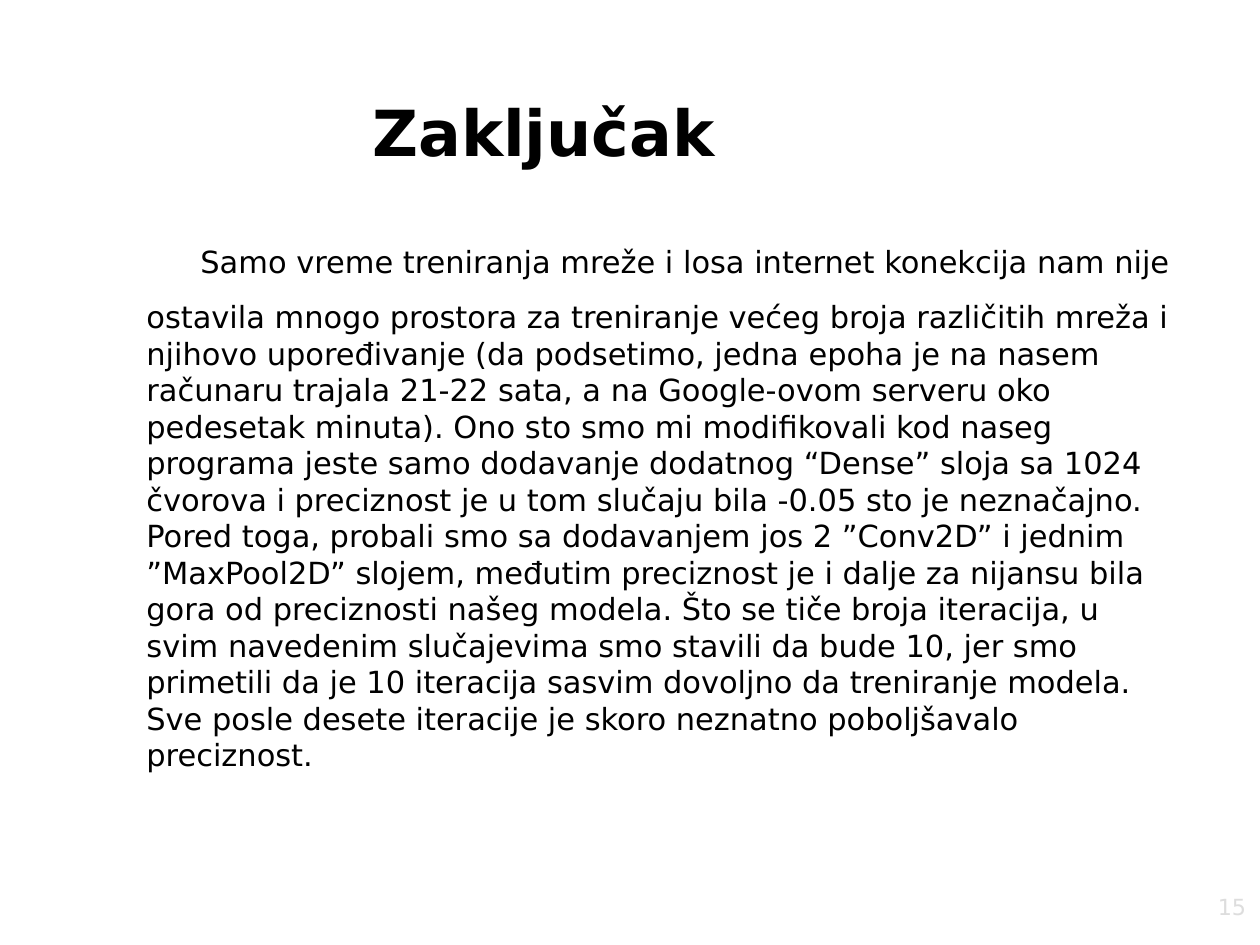
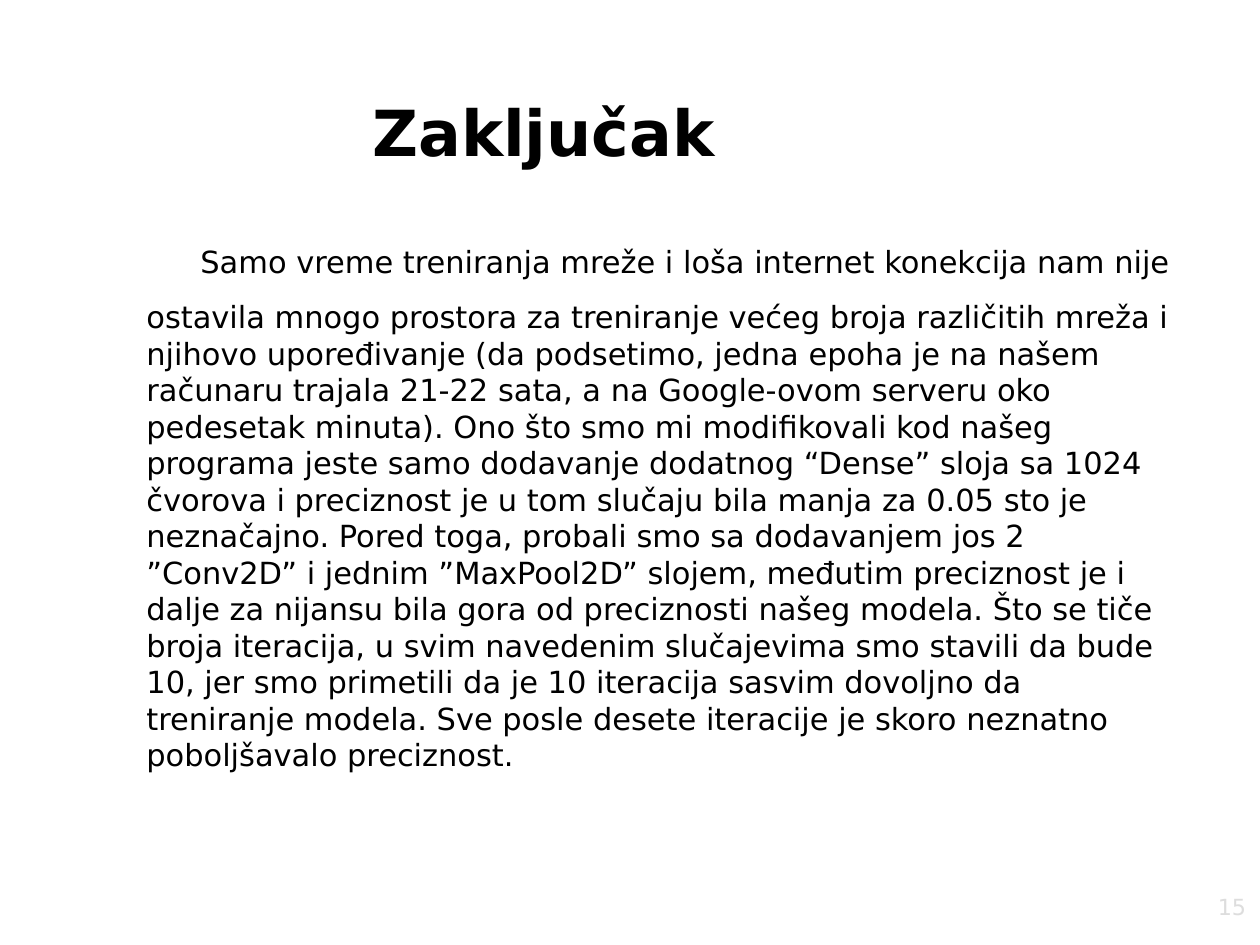
Before and after one commit to stefan996/digitRecognition, a slide deck: slide 15 of description/presentation.odp. Drawn at 1260x945 pixels with LibreOffice and Linux fonts; fonts in the diff are those of the drawing; background and template pictures are left out. Boxes give left, top, right and bottom in pixels: in the first picture for what was removed or moved away, otherwise in the second. Text is boxed around its words. In the diff, an @@ line names an element or a change of style, - is before the commit and + after.

```diff
--- a/description/presentation.odp
+++ b/description/presentation.odp
@@ text at <box>146,249,1169,773</box>: text changed @@
-  Samo vreme treniranja mreže i losa internet konekcija nam nije
-ostavila mnogo prostora za treniranje većeg broja različitih mreža i njihovo upoređivanje (da podsetimo, jedna epoha je na nasem računaru trajala 21-22 sata, a na Google-ovom serveru oko pedesetak minuta). Ono sto smo mi modifikovali kod naseg programa jeste samo dodavanje dodatnog “Dense” sloja sa 1024 čvorova i preciznost je u tom slučaju bila -0.05 sto je neznačajno. Pored toga, probali smo sa dodavanjem jos 2 ”Conv2D” i jednim ”MaxPool2D” slojem, međutim preciznost je i dalje za nijansu bila gora od preciznosti našeg modela. Što se tiče broja iteracija, u svim navedenim slučajevima smo stavili da bude 10, jer smo primetili da je 10 iteracija sasvim dovoljno da treniranje modela. Sve posle desete iteracije je skoro neznatno poboljšavalo preciznost.
+  Samo vreme treniranja mreže i loša internet konekcija nam nije
+ostavila mnogo prostora za treniranje većeg broja različitih mreža i njihovo upoređivanje (da podsetimo, jedna epoha je na našem računaru trajala 21-22 sata, a na Google-ovom serveru oko pedesetak minuta). Ono što smo mi modifikovali kod našeg programa jeste samo dodavanje dodatnog “Dense” sloja sa 1024 čvorova i preciznost je u tom slučaju bila manja za 0.05 sto je neznačajno. Pored toga, probali smo sa dodavanjem jos 2 ”Conv2D” i jednim ”MaxPool2D” slojem, međutim preciznost je i dalje za nijansu bila gora od preciznosti našeg modela. Što se tiče broja iteracija, u svim navedenim slučajevima smo stavili da bude 10, jer smo primetili da je 10 iteracija sasvim dovoljno da treniranje modela. Sve posle desete iteracije je skoro neznatno poboljšavalo preciznost.
```
Also in this commit, not shown: 2 other slides changed, 4 slides added, 3 slides removed, 3 other files.
